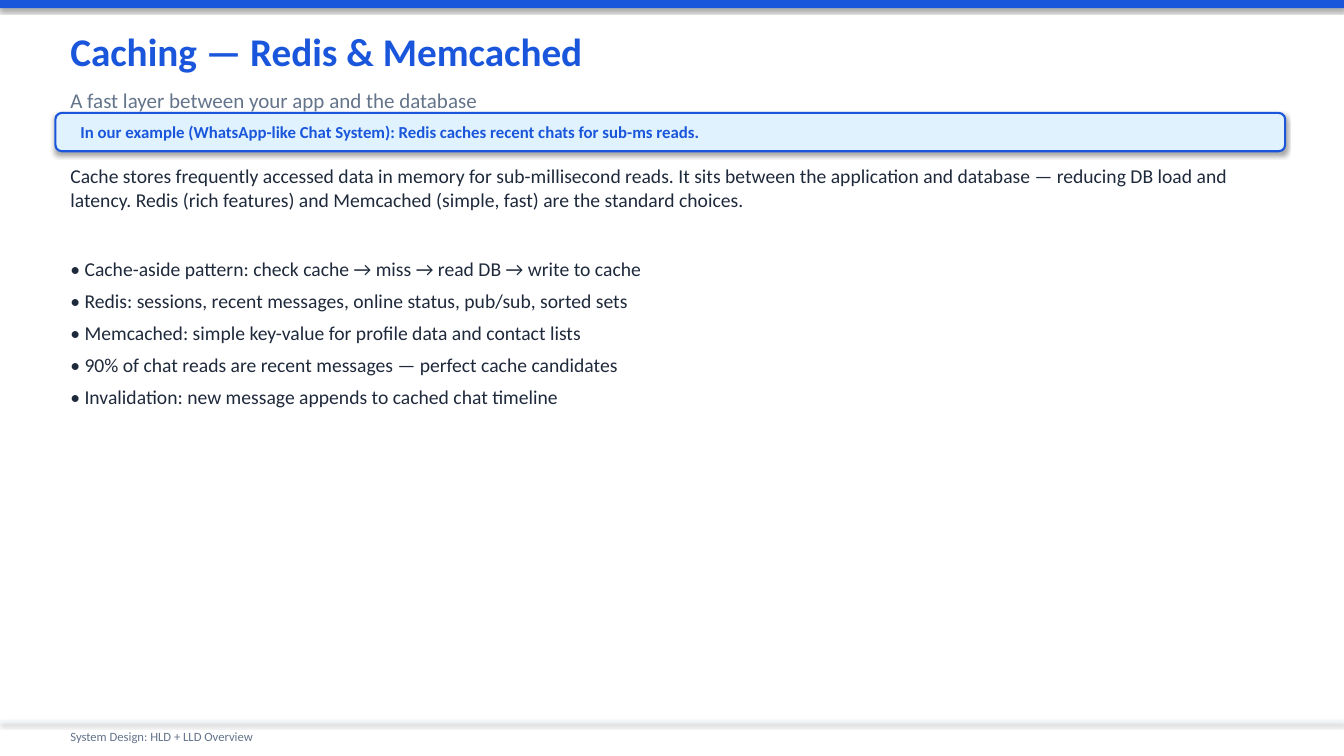
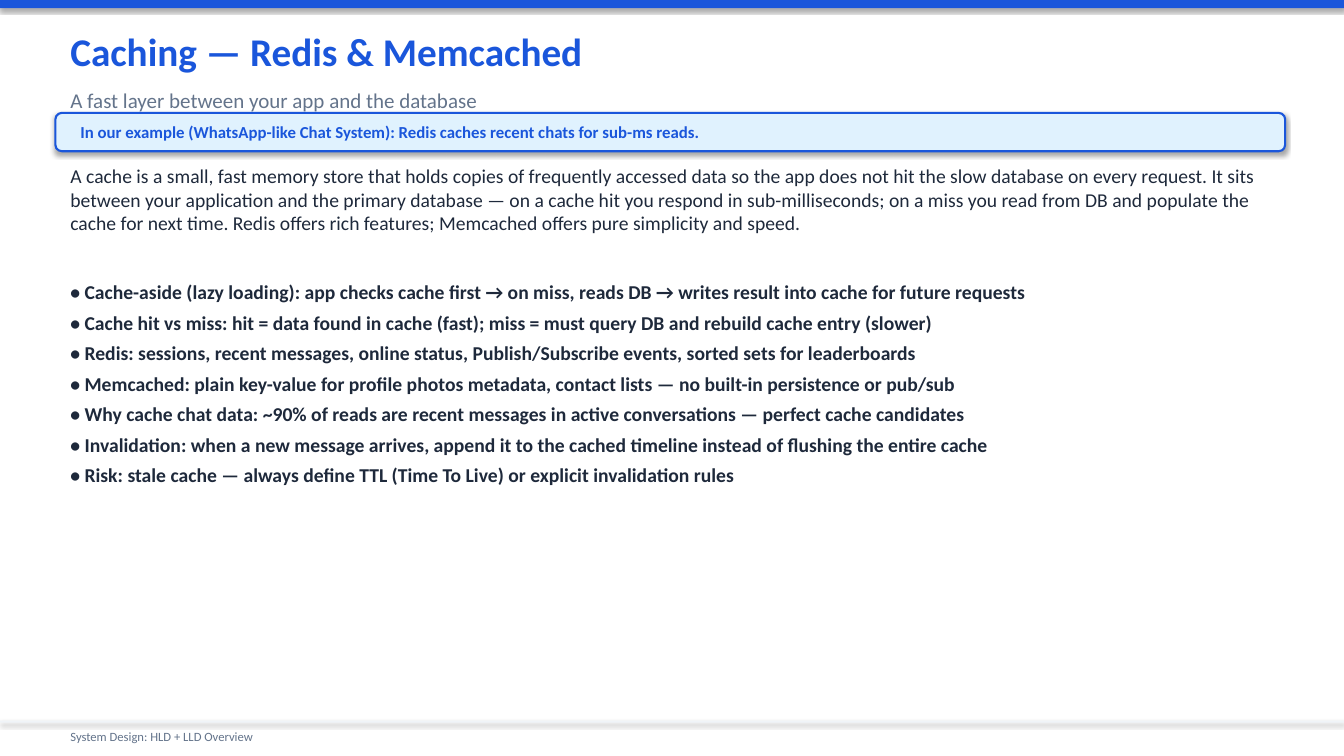
Before and after one commit to sniper1611/mainwebsite, a slide deck: slide 22 of System_Design_Presentation.pptx (slide 20 before the commit). Drawn at 1344x756 pixels with LibreOffice and Linux fonts; fonts in the diff are those of the drawing. Boxes give left, top, right and bottom in pixels: in the first picture for what was removed or moved away, otherwise in the second. Text is boxed around its words. In the diff, an @@ line names an element or a change of style, - is before the commit and + after.

```diff
--- a/System_Design_Presentation.pptx
+++ b/System_Design_Presentation.pptx
@@ text at <box>70,169,1253,233</box>: text changed @@
-Cache stores frequently accessed data in memory for sub-millisecond reads. It sits between the application and database — reducing DB load and latency. Redis (rich features) and Memcached (simple, fast) are the standard choices.
+A cache is a small, fast memory store that holds copies of frequently accessed data so the app does not hit the slow database on every request. It sits between your application and the primary database — on a cache hit you respond in sub-milliseconds; on a miss you read from DB and populate the cache for next time. Redis offers rich features; Memcached offers pure simplicity and speed.
@@ text at <box>85,284,1025,485</box>: text changed; bold on @@
-• Cache-aside pattern: check cache → miss → read DB → write to cache
-• Redis: sessions, recent messages, online status, pub/sub, sorted sets
-• Memcached: simple key-value for profile data and contact lists
-• 90% of chat reads are recent messages — perfect cache candidates
-• Invalidation: new message appends to cached chat timeline
+• Cache-aside (lazy loading): app checks cache first → on miss, reads DB → writes result into cache for future requests
+• Cache hit vs miss: hit = data found in cache (fast); miss = must query DB and rebuild cache entry (slower)
+• Redis: sessions, recent messages, online status, Publish/Subscribe events, sorted sets for leaderboards
+• Memcached: plain key-value for profile photos metadata, contact lists — no built-in persistence or pub/sub
+• Why cache chat data: ~90% of reads are recent messages in active conversations — perfect cache candidates
+• Invalidation: when a new message arrives, append it to the cached timeline instead of flushing the entire cache
+• Risk: stale cache — always define TTL (Time To Live) or explicit invalidation rules
```
Also in this commit, not shown: 53 other slides changed, 5 slides added, 2 slides removed.
